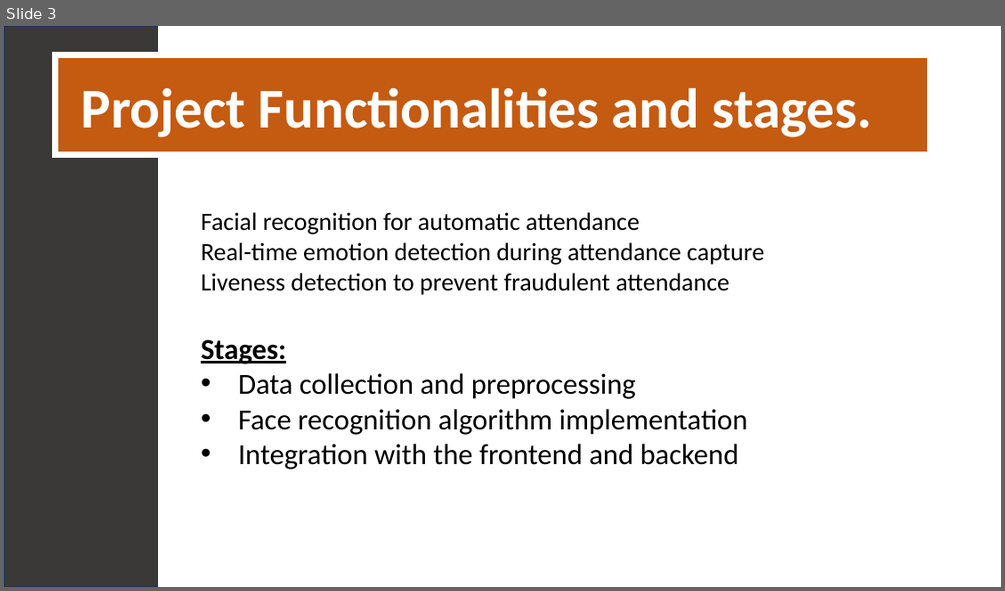
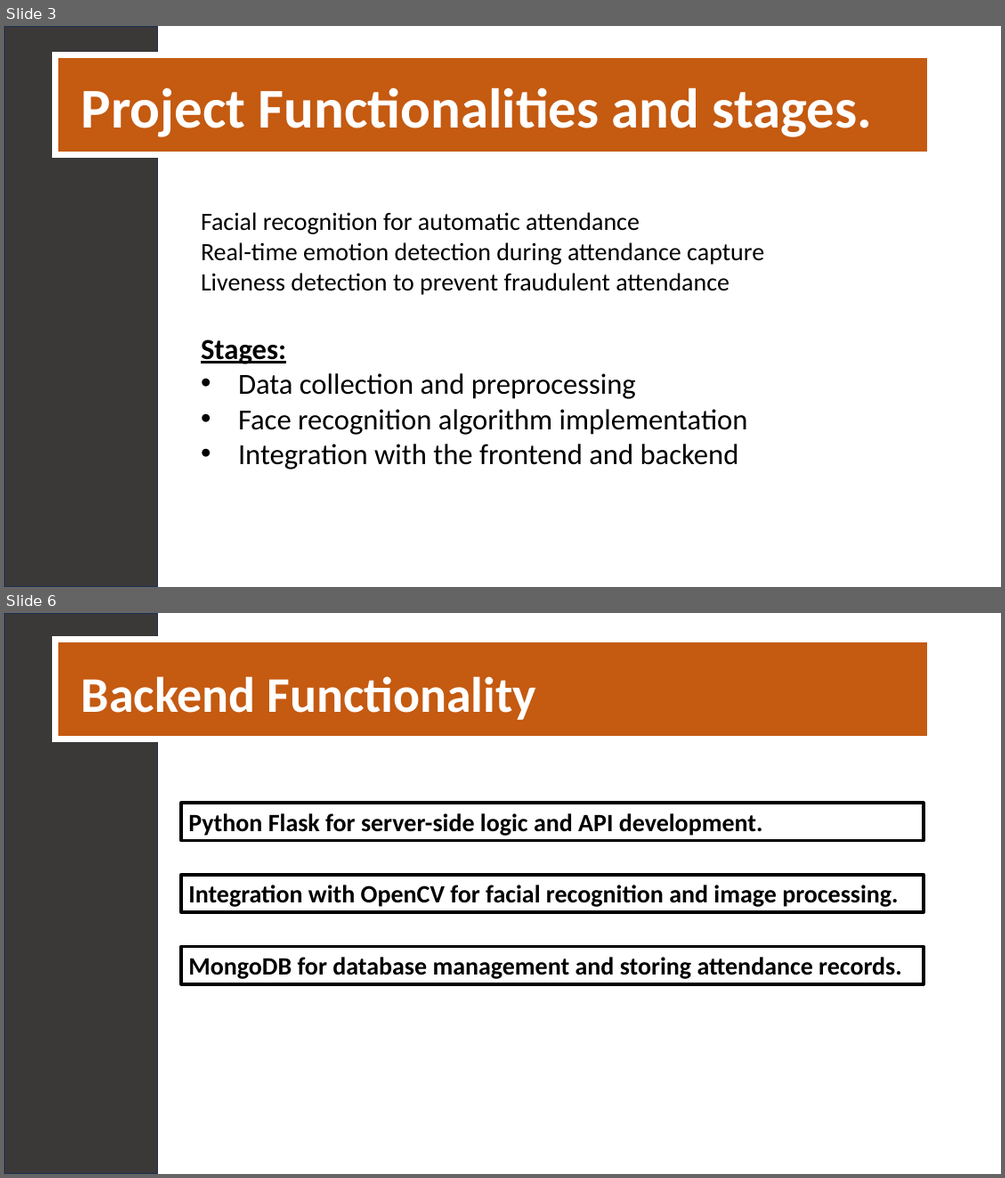
Before and after one commit to sahil82764/automaticAttendanceSystem, a slide deck: presentation.pptx. Shown one above the other, each under a label of ours: slide 3 before the commit, slides 3 and 6 after it; the slides between them are not shown. The pictures are 1005x591 and 1005x1178 pixels, drawn with LibreOffice and Linux fonts; fonts in the diff are those of the drawing. Boxes give left, top, right and bottom in pixels: in the first picture for what was removed or moved away, otherwise in the second. Text is boxed around its words. In the diff, an @@ line names an element or a change of style, - is before the commit and + after.

```diff
--- a/presentation.pptx
+++ b/presentation.pptx
@@ slide 6 added at (4, 613, 1001, 1174), background #FFFFFF @@
@@ rectangle added at (4, 613, 157, 1174), fill #3B3838, outline #1E3256 1 pt @@
@@ rectangle added at (56, 639, 930, 738), fill #C55A11, outline #FFFFFF 6 pt @@
@@ text added at (81, 676, 536, 720), 48 pt, text #FFFFFF, bold @@
+Backend Functionality
@@ rectangle added at (181, 803, 923, 840), outline #000000 3 pt, 24 pt, text #000000, bold @@
+Python Flask for server-side logic and API development.
@@ rectangle added at (181, 875, 923, 912), outline #000000 3 pt, 24 pt, text #000000, bold @@
+Integration with OpenCV for facial recognition and image processing.
@@ rectangle added at (181, 947, 923, 984), outline #000000 3 pt, 24 pt, text #000000, bold @@
+MongoDB for database management and storing attendance records.
```
Also in this commit, not shown: 1 slide changed, 3 other slides added.
